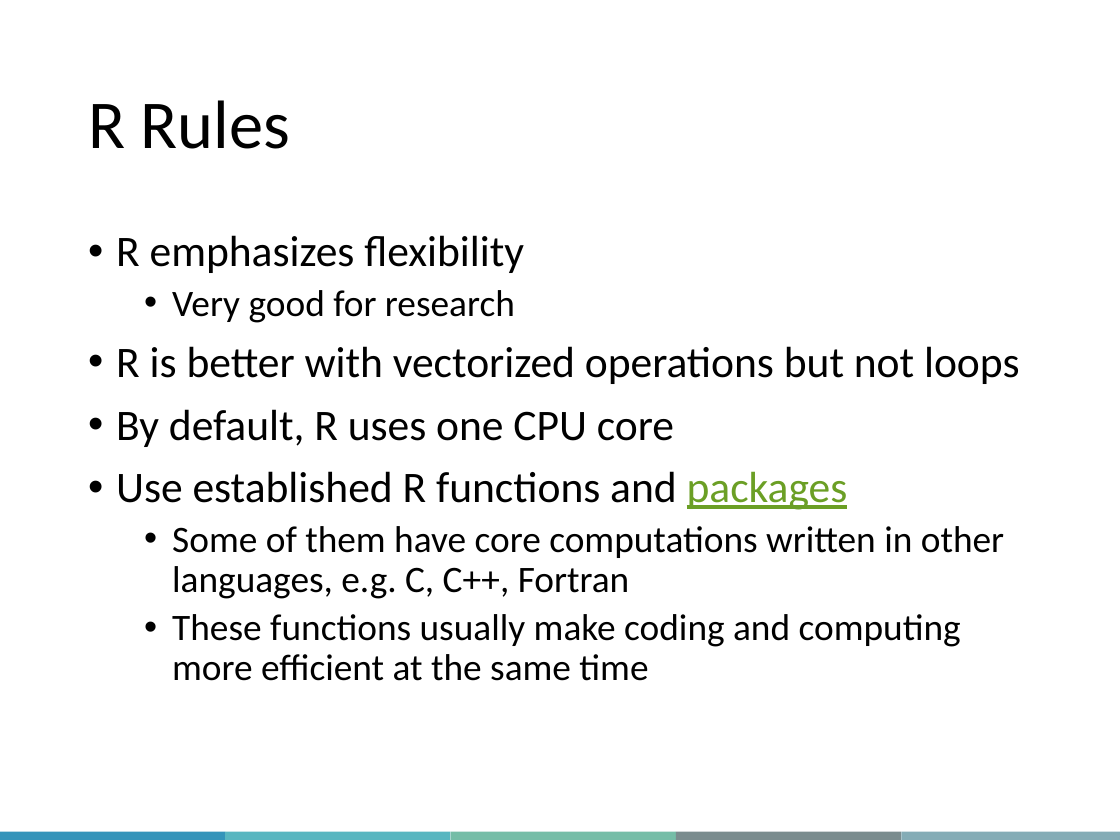
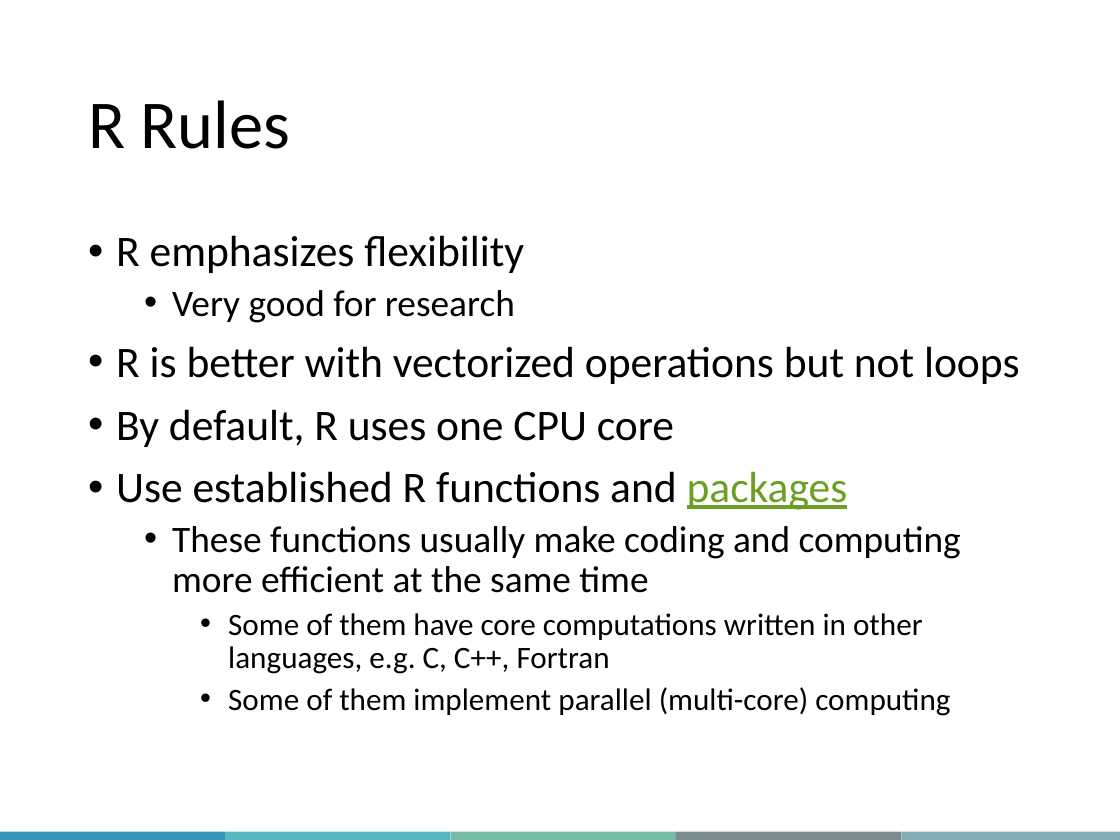
Before and after one commit to McGill-MiCM/MiCM2020, a slide deck: slide 7 of MiCM_workshop2020_LY.pptx. Drawn at 1120x840 pixels with LibreOffice and Linux fonts; fonts in the diff are those of the drawing; background and template pictures are left out. Boxes give left, top, right and bottom in pixels: in the first picture for what was removed or moved away, otherwise in the second. Text is boxed around its words. In the diff, an @@ line names an element or a change of style, - is before the commit and + after.

```diff
--- a/MiCM_workshop2020_LY.pptx
+++ b/MiCM_workshop2020_LY.pptx
@@ text at (172, 526, 961, 593): paragraph added @@
+  • These functions usually make coding and computing more efficient at the same time
@@ text at (228, 613, 923, 674): size 24 to 20 pt in "Some of them have core computations written ..."; list level 2 to 3 in "Some of them have core ..." @@
@@ text at (228, 687, 950, 716): text changed; size 24 to 20 pt @@
-  • These functions usually make coding and computing more efficient at the same time
+    • Some of them implement parallel (multi-core) computing
```
Also in this commit, not shown: 1 other slide changed.
